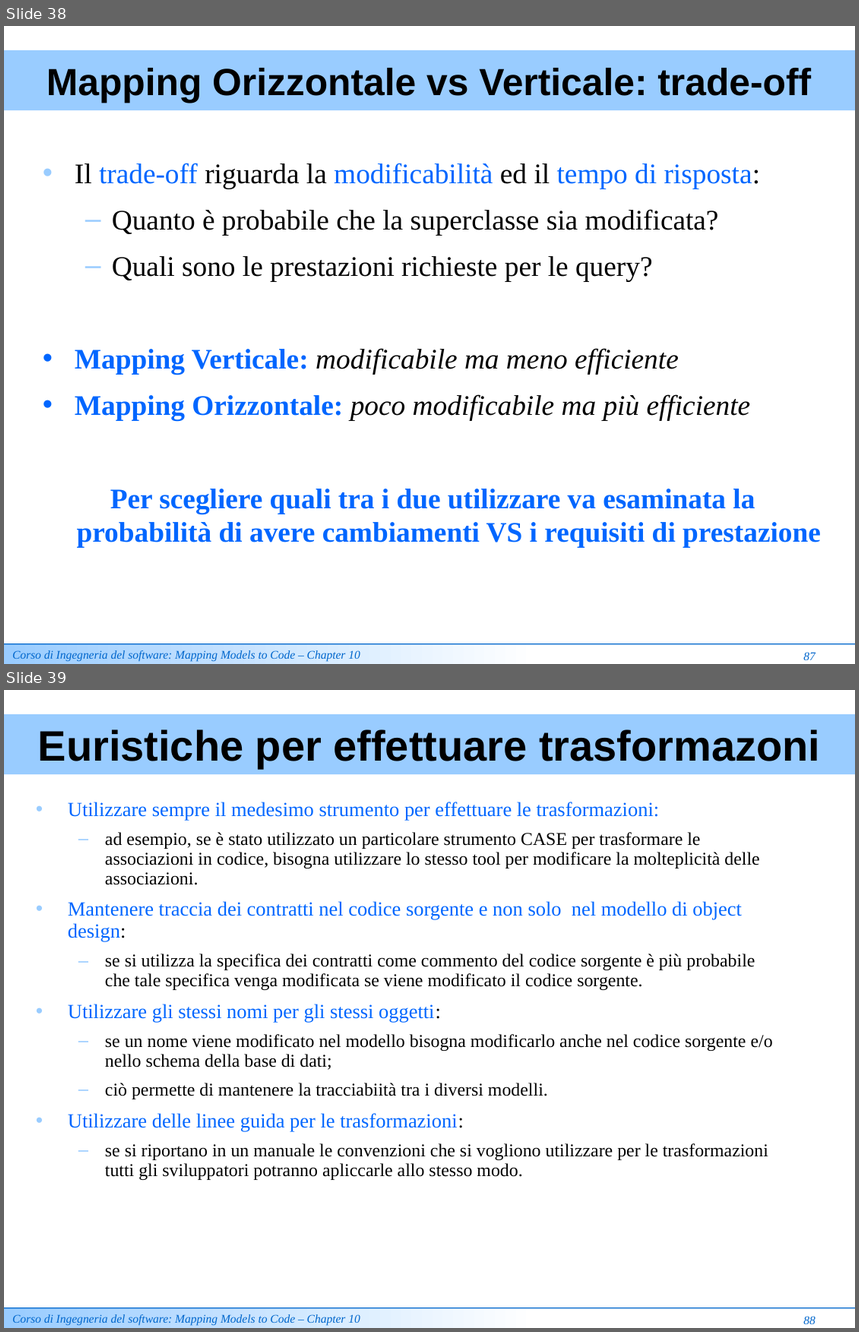
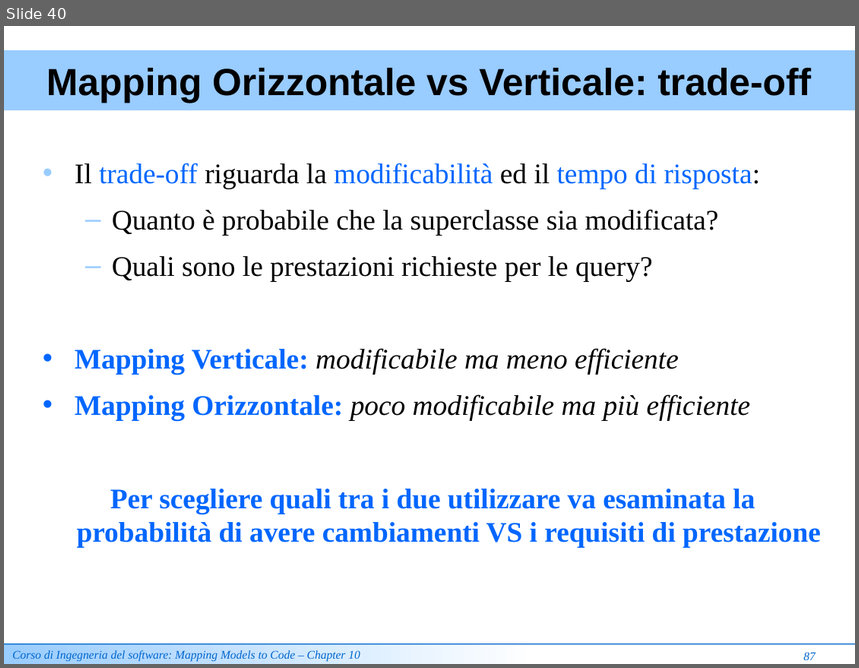
Before and after one commit to ammirate/at-silo, a slide deck: documenti_comuni/Lezione Mapping Models To Code [Review].ppt. Shown one above the other, each under a label of ours: slides 38 and 39 before the commit, slide 40 after it. The pictures are 859x1332 and 859x668 pixels, drawn with LibreOffice and Linux fonts; fonts in the diff are those of the drawing. Boxes give left, top, right and bottom in pixels: in the first picture for what was removed or moved away, otherwise in the second. Text is boxed around its words. In the diff, an @@ line names an element or a change of style, - is before the commit and + after.

Commit message:
[WR] versione presentata alla prof di "Lezione Mapping Models To Code [Review].ppt"

```diff
--- a/documenti_comuni/Lezione Mapping Models To Code [Review].ppt
+++ b/documenti_comuni/Lezione Mapping Models To Code [Review].ppt
@@ slide 39 removed at (4,690,855,1328), background #FFFFFF @@
@@ rectangle removed at (4,714,855,774) @@
-Euristiche per effettuare trasformazoni
@@ text removed at (68,802,773,1180) @@
-• Utilizzare sempre il medesimo strumento per effettuare le trasformazioni:
-  – ad esempio, se è stato utilizzato un particolare strumento CASE per trasformare le associazioni in codice, bisogna utilizzare lo stesso tool per modificare la molteplicità delle associazioni.
-• Mantenere traccia dei contratti nel codice sorgente e non solo nel modello di object design:
-  – se si utilizza la specifica dei contratti come commento del codice sorgente è più probabile che tale specifica venga modificata se viene modificato il codice sorgente.
-• Utilizzare gli stessi nomi per gli stessi oggetti:
-  – se un nome viene modificato nel modello bisogna modificarlo anche nel codice sorgente e/o nello schema della base di dati;
-  – ciò permette di mantenere la tracciabiità tra i diversi modelli.
-• Utilizzare delle linee guida per le trasformazioni:
-  – se si riportano in un manuale le convenzioni che si vogliono utilizzare per le trasformazioni tutti gli sviluppatori potranno apliccarle allo stesso modo.
@@ rectangle removed at (4,1309,537,1328) @@
-Corso di Ingegneria del software: Mapping Models to Code – Chapter 10
@@ line removed from (4, 1309) to (855, 1309) @@
@@ text removed at (804,1316,816,1325) @@
-88
@@ what was slide 38 is now slide 40 @@
```
Also in this commit, not shown: 5 slides changed, 2 slides added, 3 other slides removed.
